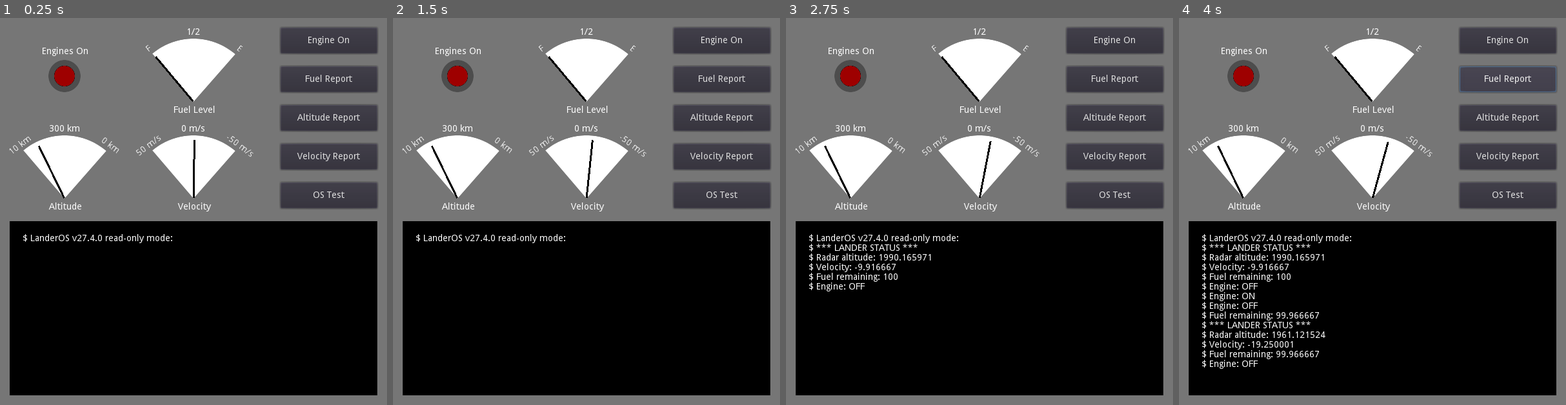
Above: before the commit, frames 1-4 (left to right).
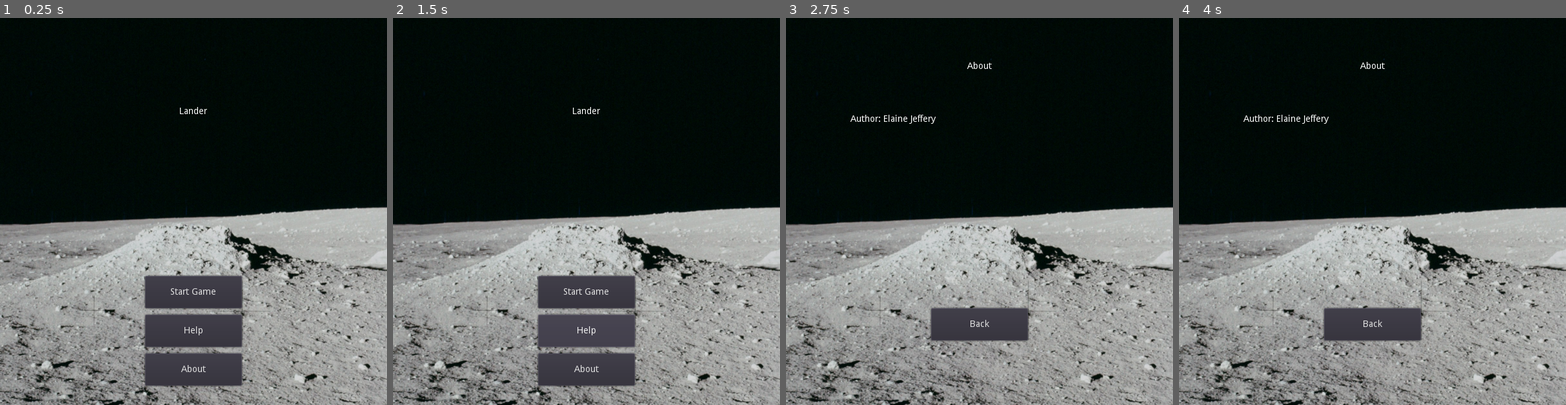
Above: after the commit, the same moments.

Repository: duwaar/lander-game
Game: Godot game, scene res://Main.tscn
Two runs of this game, one before a commit and one after it. Both use one fixed random seed, a clock stepped at 60 frames per second and the inputs below.
Inputs (mouse positions are in pixels of both pictures, inside the frame that each line leads up to):
- Up to frame 1 (0.25 s): no input
- Up to frame 2 (1.5 s): click (586, 331) at 0.5 s, where only the run after the commit has a clickable "Help"; click (586, 323) at 1.25 s, where only the run after the commit has a clickable "Back"
- Up to frame 3 (2.75 s): click (979, 370) at 2 s, where only the run after the commit has a clickable "About"
- Up to frame 4 (4 s): click (1507, 41) at 2.75 s, where only the run before the commit has a clickable "Engine On"; click (1507, 79) at 3.5 s, where only the run before the commit has a clickable "Fuel Report"

The runs differ from the first frame. In frame 1, 98% of the frame differs, in the area x 0-100%, y 0-100%; in frame 2, 98%; in frame 3, 98%; in frame 4, 98%.

Commit message:
Added about, help, and menu pages.

Diff:
--- a/ControlPanel.gd
+++ b/ControlPanel.gd
@@ -7,8 +7,11 @@
 signal engine_off
 
 func _ready():
+	reset()
+
+func reset():
+	$Terminal.clear()
 	$Terminal.print_line("LanderOS v27.4.0 read-only mode:")
-
 
 func log_base(b, x):
 	return log(x) / log(b)
--- a/ControlPanel.tscn
+++ b/ControlPanel.tscn
@@ -1,15 +1,14 @@
-[gd_scene load_steps=11 format=2]
+[gd_scene load_steps=10 format=2]
 
 [ext_resource path="res://ControlPanel.gd" type="Script" id=1]
 [ext_resource path="res://Terminal.gd" type="Script" id=2]
 [ext_resource path="res://terminal_bg.png" type="Texture" id=3]
 [ext_resource path="res://panel_bg.png" type="Texture" id=4]
-[ext_resource path="res://crashed_bg.png" type="Texture" id=5]
-[ext_resource path="res://EngineLight.gd" type="Script" id=6]
-[ext_resource path="res://engine_off_light.png" type="Texture" id=7]
-[ext_resource path="res://engine_on_light.png" type="Texture" id=8]
-[ext_resource path="res://engine_light_ring.png" type="Texture" id=9]
-[ext_resource path="res://Gauge.tscn" type="PackedScene" id=10]
+[ext_resource path="res://EngineLight.gd" type="Script" id=5]
+[ext_resource path="res://engine_off_light.png" type="Texture" id=6]
+[ext_resource path="res://engine_on_light.png" type="Texture" id=7]
+[ext_resource path="res://engine_light_ring.png" type="Texture" id=8]
+[ext_resource path="res://Gauge.tscn" type="PackedScene" id=9]
 
 [node name="ControlPanel" type="Node2D"]
 script = ExtResource( 1 )
@@ -40,43 +39,25 @@
 texture = ExtResource( 4 )
 centered = false
 
-[node name="Crashed" type="Node2D" parent="."]
-editor/display_folded = true
-z_index = -3
-
-[node name="CrashedBG" type="Sprite" parent="Crashed"]
-texture = ExtResource( 5 )
-centered = false
-
-[node name="CrashedMessage" type="Label" parent="Crashed"]
-margin_left = 250.0
-margin_top = 320.0
-margin_right = 370.0
-margin_bottom = 340.0
-rect_rotation = -40.0
-text = "Lander crashed."
-align = 1
-valign = 1
-
 [node name="EngineLight" type="Node2D" parent="."]
 editor/display_folded = true
 position = Vector2( 65, 45 )
-script = ExtResource( 6 )
+script = ExtResource( 5 )
 
 [node name="LightSprites" type="Node2D" parent="EngineLight"]
 editor/display_folded = true
 position = Vector2( 10, 20 )
 
 [node name="EngineLightOff" type="Sprite" parent="EngineLight/LightSprites"]
+texture = ExtResource( 6 )
+centered = false
+
+[node name="EngineLightOn" type="Sprite" parent="EngineLight/LightSprites"]
 texture = ExtResource( 7 )
 centered = false
 
-[node name="EngineLightOn" type="Sprite" parent="EngineLight/LightSprites"]
+[node name="EngineLightRing" type="Sprite" parent="EngineLight/LightSprites"]
 texture = ExtResource( 8 )
-centered = false
-
-[node name="EngineLightRing" type="Sprite" parent="EngineLight/LightSprites"]
-texture = ExtResource( 9 )
 centered = false
 
 [node name="LightLabel" type="Label" parent="EngineLight"]
--- /dev/null
+++ b/Crashed.gd
@@ -0,0 +1,7 @@
+extends Node2D
+
+signal try_again
+
+
+func _on_MenuButton_button_up():
+	emit_signal("try_again")
--- /dev/null
+++ b/Crashed.tscn
@@ -0,0 +1,29 @@
+[gd_scene load_steps=3 format=2]
+
+[ext_resource path="res://Crashed.gd" type="Script" id=1]
+[ext_resource path="res://crashed_bg.png" type="Texture" id=2]
+
+[node name="Crashed" type="Node2D"]
+script = ExtResource( 1 )
+
+[node name="MenuButton" type="Button" parent="."]
+margin_left = 225.0
+margin_top = 350.0
+margin_right = 375.0
+margin_bottom = 400.0
+text = "Main Menu"
+
+[node name="CrashedLabel" type="Label" parent="."]
+margin_left = 225.0
+margin_top = 200.0
+margin_right = 375.0
+margin_bottom = 250.0
+text = "Lander crashed."
+align = 1
+valign = 1
+
+[node name="CrashedBG" type="Sprite" parent="."]
+z_index = -1
+texture = ExtResource( 2 )
+centered = false
+[connection signal="button_up" from="MenuButton" to="." method="_on_MenuButton_button_up"]
--- /dev/null
+++ b/InfoPage.gd
@@ -0,0 +1,28 @@
+tool
+extends Node2D
+
+signal main_menu
+
+export(Texture) var background = null setget set_bg
+export(String) var title = "title" setget set_title
+export(String) var body = "body" setget set_body
+
+func _ready():
+	$Background.texture = background
+	$TitleLabel.text = title
+	$BodyLabel.text = body
+
+func set_bg(picture):
+	background = picture
+	$Background.texture = picture
+
+func set_title(text):
+	title = text
+	$TitleLabel.text = text
+
+func set_body(text):
+	body = text
+	$BodyLabel.text = text
+
+func _on_MenuButton_button_up():
+	emit_signal("main_menu")
--- /dev/null
+++ b/InfoPage.tscn
@@ -0,0 +1,33 @@
+[gd_scene load_steps=2 format=2]
+
+[ext_resource path="res://InfoPage.gd" type="Script" id=1]
+
+[node name="InfoPage" type="Node2D"]
+script = ExtResource( 1 )
+
+[node name="Background" type="Sprite" parent="."]
+centered = false
+
+[node name="MenuButton" type="Button" parent="."]
+margin_left = 225.0
+margin_top = 450.0
+margin_right = 375.0
+margin_bottom = 500.0
+text = "Back"
+
+[node name="TitleLabel" type="Label" parent="."]
+margin_left = 225.0
+margin_top = 50.0
+margin_right = 375.0
+margin_bottom = 100.0
+text = "title"
+align = 1
+valign = 1
+
+[node name="BodyLabel" type="Label" parent="."]
+margin_left = 100.0
+margin_top = 150.0
+margin_right = 500.0
+margin_bottom = 400.0
+text = "body"
+[connection signal="button_up" from="MenuButton" to="." method="_on_MenuButton_button_up"]
--- a/LanderState.gd
+++ b/LanderState.gd
@@ -5,29 +5,34 @@
 signal landed
 
 # Physics quantities
-var altitude = 2000
-var velocity = 0
-const gravity = -5
-var ship_mass = 1000
-const engine_force = 20000
+var altitude = 0.0
+var velocity = 0.0
+const gravity = -5.0
+const ship_mass = 1000.0
+const engine_force = 20000.0
 
 # Vehicle status
-var fuel = 100
+var fuel = 100.0
 var engine_on = false
-const max_landing_speed = 10
-var landed = false
+const max_landing_speed = 10.0
+var flying = false
 
 func _process(delta):
-	if not landed:
-		landed = check_landed()
-	update_position(delta)
-	update_velocity(delta)
-	update_fuel(delta)
+	if flying:
+		flying = check_flying()
+		update_position(delta)
+		update_velocity(delta)
+		update_fuel(delta)
 
+func reset():
+	altitude = 1000
+	velocity = 0
+	flying = true
 
 func update_position(delta):
-	altitude += velocity*delta + 0.5*get_acceleration()*pow(delta,2)
-	if landed:
+	if flying:
+		altitude += velocity*delta + 0.5*get_acceleration()*pow(delta,2)
+	else:
 		altitude = 0
 		velocity = 0
 
@@ -46,16 +51,18 @@
 		thrust = 0
 	return gravity + thrust
 
-func check_landed():
+func check_flying():
 	if (-0.1 <= altitude
 			and altitude <= 0.1
 			and -max_landing_speed <= velocity
 			and velocity <= max_landing_speed
 			):
 		emit_signal("landed")
+		return false
+	elif (altitude <= 0
+			and abs(velocity) >= max_landing_speed
+			):
+		emit_signal("crashed")
+		return false
+	else:
 		return true
-	elif (altitude <= 0 and abs(velocity) >= max_landing_speed):
-		emit_signal("crashed")
-		return true
-	else:
-		return false
--- /dev/null
+++ b/LanderState.tscn
@@ -0,0 +1,6 @@
+[gd_scene load_steps=2 format=2]
+
+[ext_resource path="res://LanderState.gd" type="Script" id=1]
+
+[node name="LanderState" type="Node"]
+script = ExtResource( 1 )
--- a/Main.gd
+++ b/Main.gd
@@ -2,6 +2,12 @@
 
 var cmd_time_accumulator = 0
 var flying = true
+
+func _ready():
+	$Menu.visible = true
+	$ControlPanel.visible = false
+	$Help.visible = false
+	$About.visible = false
 
 func _process(delta):
 	$ControlPanel.gauge_altitude($LanderState.altitude)
@@ -42,9 +48,42 @@
 func _on_LanderState_crashed():
 	flying = false
 	$LanderState.engine_on = false
-	$ControlPanel.display_crashed()
+	$ControlPanel.visible = false
+	$Crashed.visible = true
 
 func _on_LanderState_landed():
 	flying = false
 	$LanderState.engine_on = false
-	$ControlPanel.display_landed()
+	$ControlPanel.visible = false
+	$Landed.visible = true
+
+func _on_Menu_about():
+	$Menu.visible = false
+	$About.visible = true
+
+func _on_Menu_help():
+	$Menu.visible = false
+	$Help.visible = true
+
+func _on_Menu_start():
+	flying = true
+	$Menu.visible = false
+	$ControlPanel.visible = true
+	$ControlPanel.reset()
+	$LanderState.reset()
+
+func _on_Help_main_menu():
+	$Help.visible = false
+	$Menu.visible = true
+
+func _on_About_main_menu():
+	$About.visible = false
+	$Menu.visible = true
+
+func _on_Crashed_main_menu():
+	$Crashed.visible = false
+	$Menu.visible = true
+
+func _on_Landed_main_menu():
+	$Landed.visible = false
+	$Menu.visible = true
--- a/Main.tscn
+++ b/Main.tscn
@@ -1,16 +1,46 @@
-[gd_scene load_steps=4 format=2]
+[gd_scene load_steps=8 format=2]
 
 [ext_resource path="res://Main.gd" type="Script" id=1]
 [ext_resource path="res://ControlPanel.tscn" type="PackedScene" id=2]
-[ext_resource path="res://LanderState.gd" type="Script" id=3]
+[ext_resource path="res://LanderState.tscn" type="PackedScene" id=3]
+[ext_resource path="res://Menu.tscn" type="PackedScene" id=4]
+[ext_resource path="res://InfoPage.tscn" type="PackedScene" id=5]
+[ext_resource path="res://moon_bg.png" type="Texture" id=6]
+[ext_resource path="res://crashed_bg.png" type="Texture" id=7]
 
 [node name="Main" type="Node2D"]
 script = ExtResource( 1 )
 
 [node name="ControlPanel" parent="." instance=ExtResource( 2 )]
+visible = false
 
-[node name="LanderState" type="Node" parent="."]
-script = ExtResource( 3 )
+[node name="LanderState" parent="." instance=ExtResource( 3 )]
+
+[node name="Menu" parent="." instance=ExtResource( 4 )]
+
+[node name="Help" parent="." instance=ExtResource( 5 )]
+visible = false
+background = ExtResource( 6 )
+title = "Help"
+body = "Push the \"Engine On\" button to slow your descent."
+
+[node name="About" parent="." instance=ExtResource( 5 )]
+visible = false
+background = ExtResource( 6 )
+title = "About"
+body = "Author: Elaine Jeffery"
+
+[node name="Crashed" parent="." instance=ExtResource( 5 )]
+visible = false
+background = ExtResource( 7 )
+title = "Crash"
+body = "You crashed the lander."
+
+[node name="Landed" parent="." instance=ExtResource( 5 )]
+visible = false
+background = ExtResource( 6 )
+title = "Landed"
+body = "Good work captain. You landed."
 [connection signal="display_altitude" from="ControlPanel" to="." method="_on_ControlPanel_display_altitude"]
 [connection signal="display_fuel" from="ControlPanel" to="." method="_on_ControlPanel_display_fuel"]
 [connection signal="display_velocity" from="ControlPanel" to="." method="_on_ControlPanel_display_velocity"]
@@ -18,3 +48,10 @@
 [connection signal="engine_on" from="ControlPanel" to="." method="_on_ControlPanel_engine_on"]
 [connection signal="crashed" from="LanderState" to="." method="_on_LanderState_crashed"]
 [connection signal="landed" from="LanderState" to="." method="_on_LanderState_landed"]
+[connection signal="about" from="Menu" to="." method="_on_Menu_about"]
+[connection signal="help" from="Menu" to="." method="_on_Menu_help"]
+[connection signal="start" from="Menu" to="." method="_on_Menu_start"]
+[connection signal="main_menu" from="Help" to="." method="_on_Help_main_menu"]
+[connection signal="main_menu" from="About" to="." method="_on_About_main_menu"]
+[connection signal="main_menu" from="Crashed" to="." method="_on_Crashed_main_menu"]
+[connection signal="main_menu" from="Landed" to="." method="_on_Landed_main_menu"]
--- /dev/null
+++ b/Menu.gd
@@ -0,0 +1,16 @@
+extends Node2D
+
+
+signal start
+signal help
+signal about
+
+
+func _on_StartButton_button_up():
+	emit_signal("start")
+
+func _on_HelpButton_button_up():
+	emit_signal("help")
+
+func _on_AboutButton_button_up():
+	emit_signal("about")
--- /dev/null
+++ b/Menu.tscn
@@ -0,0 +1,44 @@
+[gd_scene load_steps=3 format=2]
+
+[ext_resource path="res://Menu.gd" type="Script" id=1]
+[ext_resource path="res://moon_bg.png" type="Texture" id=2]
+
+[node name="Menu" type="Node2D"]
+script = ExtResource( 1 )
+
+[node name="MenuBG" type="Sprite" parent="."]
+texture = ExtResource( 2 )
+centered = false
+
+[node name="StartButton" type="Button" parent="."]
+margin_left = 225.0
+margin_top = 400.0
+margin_right = 375.0
+margin_bottom = 450.0
+text = "Start Game"
+
+[node name="HelpButton" type="Button" parent="."]
+margin_left = 225.0
+margin_top = 460.0
+margin_right = 375.0
+margin_bottom = 510.0
+text = "Help"
+
+[node name="AboutButton" type="Button" parent="."]
+margin_left = 225.0
+margin_top = 520.0
+margin_right = 375.0
+margin_bottom = 570.0
+text = "About"
+
+[node name="TitleLabel" type="Label" parent="."]
+margin_left = 225.0
+margin_top = 120.0
+margin_right = 375.0
+margin_bottom = 170.0
+text = "Lander"
+align = 1
+valign = 1
+[connection signal="button_up" from="StartButton" to="." method="_on_StartButton_button_up"]
+[connection signal="button_up" from="HelpButton" to="." method="_on_HelpButton_button_up"]
+[connection signal="button_up" from="AboutButton" to="." method="_on_AboutButton_button_up"]
--- a/Terminal.gd
+++ b/Terminal.gd
@@ -1,7 +1,10 @@
 extends Node2D
 
 func _ready():
-	$TerminalTextbox.text = ''
+	clear()
 
 func print_line(line):
 	$TerminalTextbox.text = $TerminalTextbox.text + '$ ' + line + '\n'
+
+func clear():
+	$TerminalTextbox.text = ''
Binary file added: AS12-46-6795HR.jpg
Not shown: 1 places in ControlPanel.tscn that only renumber resources
Not shown, added: export_presets.cfg
Binary file added: moon_bg.png
Not shown, added: lander.pck
Not shown, added: lander.x86
Not shown, added: moon_bg.xcf
